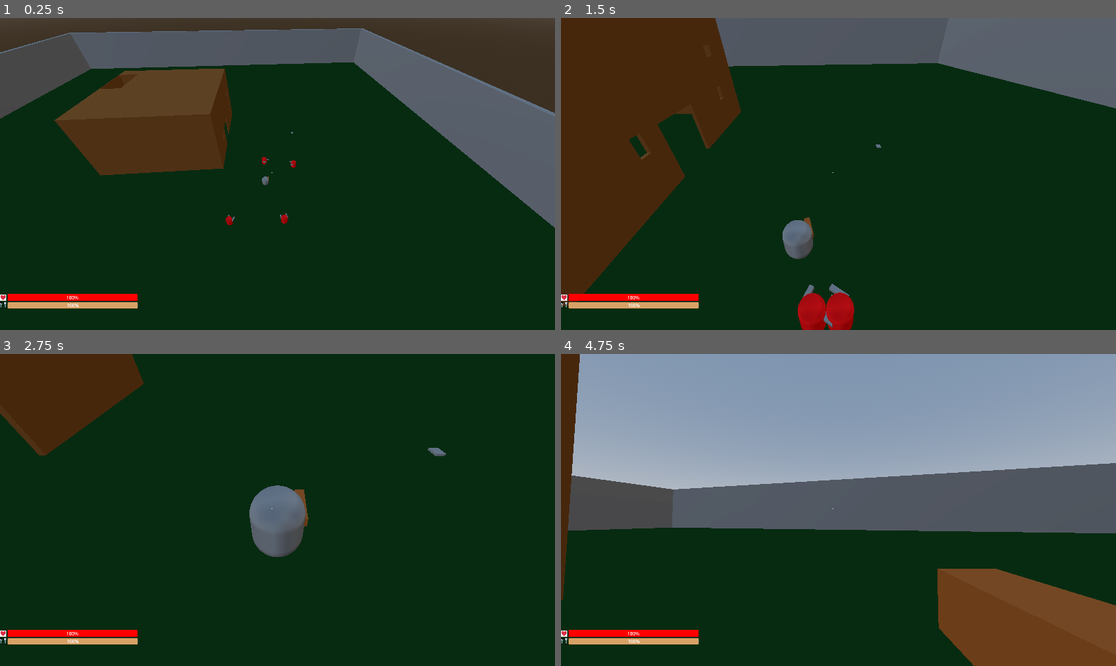
Above: before the commit, frames 1-4 (two rows, left to right).
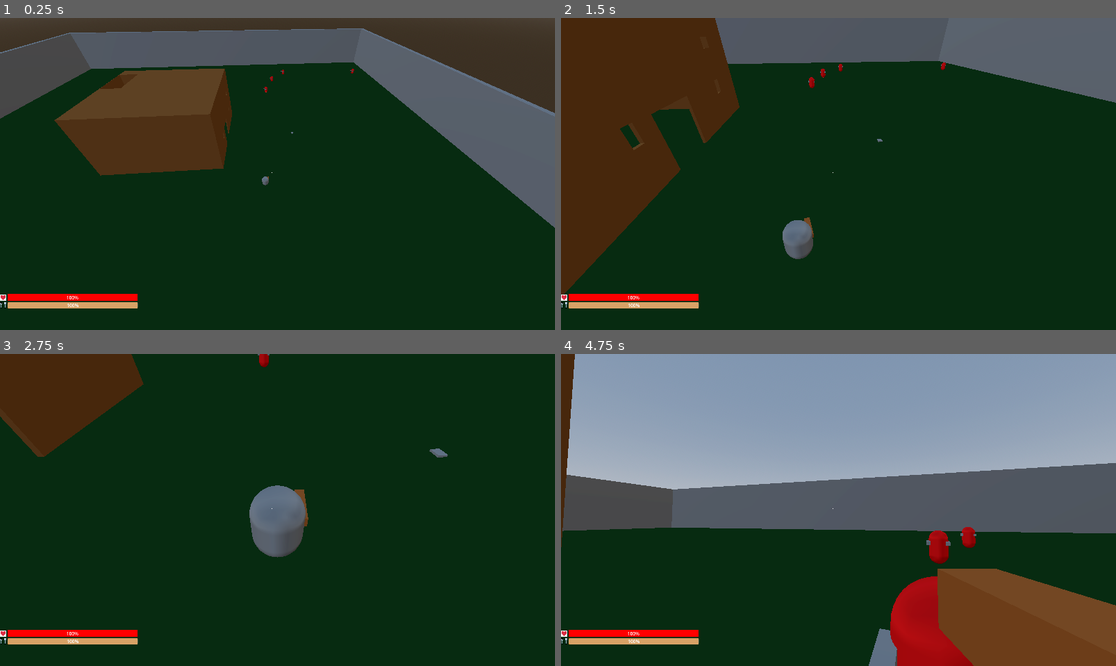
Above: after the commit, the same moments.

Repository: htanama/Stay-Alive
Game: Godot game, scene res://Scenes/Levels/level1.tscn
The game is run twice, just before and just after one commit, with the same random seed, the same clock (stepped at 60 frames per second) and the same inputs.
Inputs (mouse positions are in pixels of both pictures, inside the frame that each line leads up to):
- Up to frame 1 (0.25 s): no input
- Up to frame 2 (1.5 s): tap Enter (ui_accept) at 0.5, 0.77 s; move the mouse to (866, 174) at 0.52 s; hold W (forward) from 0.53 s (still down); click (866, 174) at 0.6 s; move the mouse to (810, 174) at 1.27 s; tap Shift (Sprint) at 1.35 s
- Up to frame 3 (2.75 s): keep holding W (forward); tap Enter (ui_accept) at 1.52 s; move the mouse to (288, 503) at 2.02 s; click (288, 503) at 2.1 s
- Up to frame 4 (4.75 s): keep holding W (forward); move the mouse to (832, 516) at 2.77 s; tap Shift (Sprint) at 2.85, 4.35 s; click (832, 516) at 2.92 s; tap Enter (ui_accept) at 3.02, 3.77, 4.52 s; move the mouse to (877, 513) at 3.52 s; click (877, 513) at 3.6 s; move the mouse to (794, 506) at 4.27 s

The runs differ from the first frame. In frame 1, 0.1% of the frame differs, in the area x 40-64%, y 16-67%; in frame 2, 3.5%; in frame 3, 0.2%; in frame 4, 4.2%, in the area x 0-99%, y 0-100%.

Commit message:
update enemy spawner

Diff:
--- a/Scenes/Levels/level1.tscn
+++ b/Scenes/Levels/level1.tscn
@@ -68,16 +68,16 @@
 transform = Transform3D(1, 0, 0, 0, 1, 0, 0, 0, 1, 11.7637, 0.473611, 14.0503)
 
 [node name="Zombies" parent="." instance=ExtResource("4_0xrym")]
-transform = Transform3D(1, 0, 0, 0, 1, 0, 0, 0, 1, 11.2047, 0.5, 9.30242)
+transform = Transform3D(1, 0, 0, 0, 1, 0, 0, 0, 1, 16.2616, 0.5, -30.8462)
 
 [node name="Zombies2" parent="." instance=ExtResource("4_0xrym")]
-transform = Transform3D(1, 0, 0, 0, 1, 0, 0, 0, 1, 14.0291, 0.5, 21.9754)
+transform = Transform3D(1, 0, 0, 0, 1, 0, 0, 0, 1, 14.0066, 0.5, -22.4424)
 
 [node name="Zombies3" parent="." instance=ExtResource("4_0xrym")]
-transform = Transform3D(1, 0, 0, 0, 1, 0, 0, 0, 1, 17.2096, 0.5, 10.8802)
+transform = Transform3D(1, 0, 0, 0, 1, 0, 0, 0, 1, 44.3072, 0.5, -35.722)
 
 [node name="Zombies4" parent="." instance=ExtResource("4_0xrym")]
-transform = Transform3D(1, 0, 0, 0, 1, 0, 0, 0, 1, 6.63607, 0.5, 21.5875)
+transform = Transform3D(1, 0, 0, 0, 1, 0, 0, 0, 1, 20.5033, 0.5, -37.0278)
 
 [node name="Spawner" type="CSGBox3D" parent="."]
 transform = Transform3D(1, 0, 0, 0, 1, 0, 0, 0, 1, 18, 0.2, -0.3)
--- a/Scenes/Scripts/spawner.gd
+++ b/Scenes/Scripts/spawner.gd
@@ -3,23 +3,34 @@
 # Preload the Zombie scene for efficient instantiation
 const ZOMBIE_SCENE = preload("res://Scenes/Zombies/zombies.tscn")
 const SPAWN_POINT: Vector3 = Vector3(18.0, 0.5, -0.3) # location of the Spawner
-const SPAWN_DELAY: float = 20.0
+const SPAWN_DELAY: float = 3.0
+const MAX_ZOMBIES : int = 100
+var current_zombies = 0
+var enemy_parent_node: Node = null
 
 # Called when the node enters the scene tree for the first time.
 func _ready() -> void:
-	call_deferred("spawn_enemy")
+	enemy_parent_node = get_tree().root.get_node("Level1")
+
+	if enemy_parent_node:
+		call_deferred("spawn_wave")
 
 
+func spawn_wave():
+	while current_zombies < MAX_ZOMBIES:
+		await get_tree().create_timer(SPAWN_DELAY).timeout
+		spawn_enemy()
+		current_zombies += 1
+
 func spawn_enemy():
-	await get_tree().create_timer(SPAWN_DELAY).timeout
+	#await get_tree().create_timer(SPAWN_DELAY).timeout
+	var enemy_instance = ZOMBIE_SCENE.instantiate()
+	enemy_parent_node.call_deferred("add_child", enemy_instance)
 
-	var enemy_instance = ZOMBIE_SCENE.instantiate()
+	# This pauses execution until the enemy is fully in the scene tree.
+	await enemy_instance.tree_entered
+	enemy_instance.global_position = SPAWN_POINT
 
 	#get_tree().root.add_child(enemy_instance)
 	#get_tree().root.call_deferred("add_child", enemy_instance)
-	get_tree().root.get_node("Level1").call_deferred("add_child", enemy_instance)
-
-	# Waits for the moment the node is fully added and processed.
-	await enemy_instance.tree_entered
-
-	enemy_instance.global_position = SPAWN_POINT
+	#get_tree().root.get_node("Level1").call_deferred("add_child", enemy_instance)
